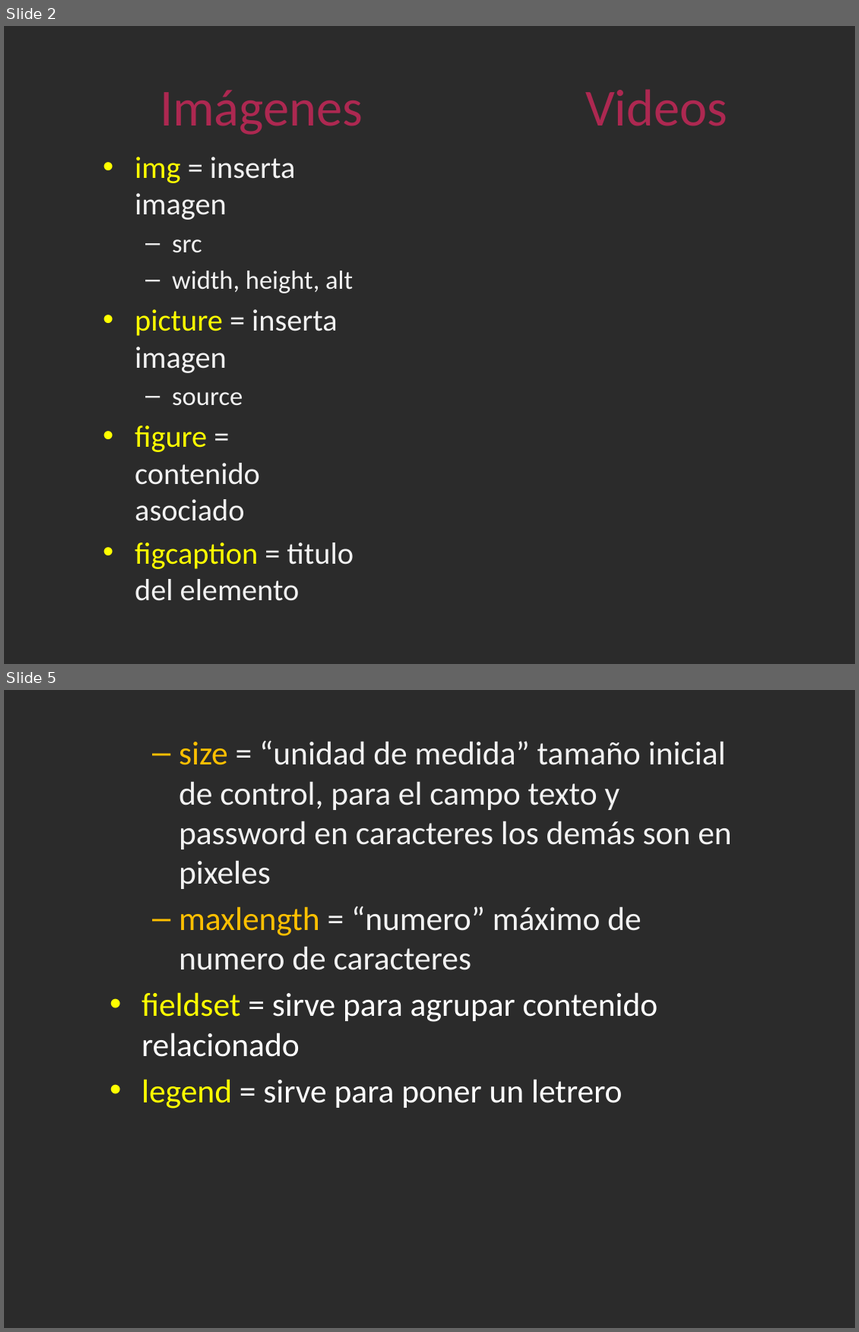
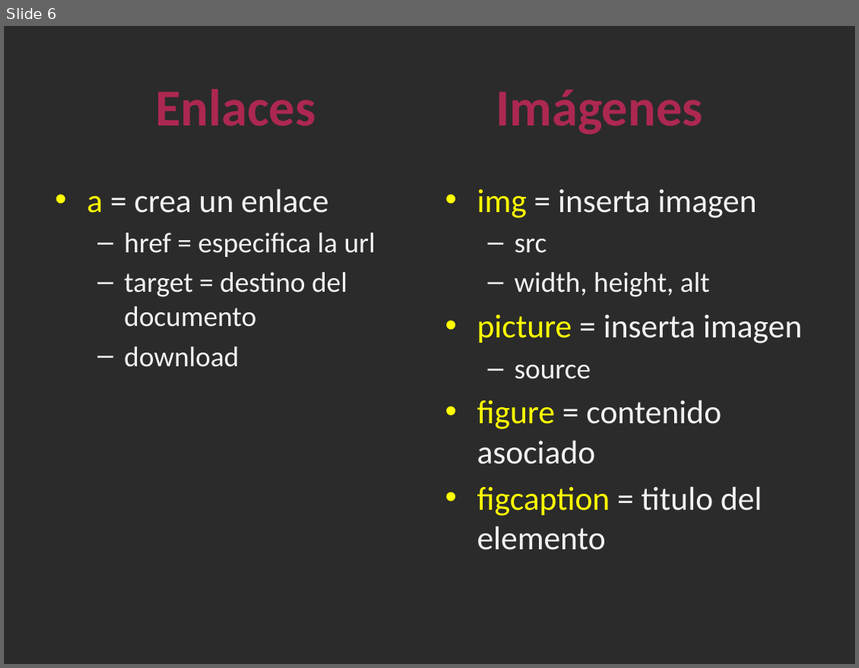
Before and after one commit to GEFullStackWeb/Sesiones, a slide deck: Sesion_2/Clase2_HTML.pptx. Shown one above the other, each under a label of ours: slides 2 and 5 before the commit, slide 6 after it; the slides between them are not shown. The pictures are 859x1332 and 859x668 pixels, drawn with LibreOffice and Linux fonts; fonts in the diff are those of the drawing; background and template pictures are left out; a plain dark background stands for a picture behind light text. Boxes give left, top, right and bottom in pixels: in the first picture for what was removed or moved away, otherwise in the second. Text is boxed around its words. In the diff, an @@ line names an element or a change of style, - is before the commit and + after.

```diff
--- a/Sesion_2/Clase2_HTML.pptx
+++ b/Sesion_2/Clase2_HTML.pptx
@@ slide 5 removed at (4,690,855,1328), background picture (left out) @@
@@ text removed at (142,740,732,1109) @@
-  – size = “unidad de medida” tamaño inicial de control, para el campo texto y password en caracteres los demás son en pixeles
-  – maxlength = “numero” máximo de numero de caracteres
-• fieldset = sirve para agrupar contenido relacionado
-• legend = sirve para poner un letrero
@@ what was slide 2 is now slide 6 @@
@@ slide 6 changed as well @@
@@ title at (156,89,703,135): text changed; bold on @@
-Imágenes Videos
+Enlaces Imágenes
@@ text "img = inserta imagen": place and size @@
-text "img = inserta imagen" at (135,157,354,601)
+text "img = inserta imagen" at (477,189,802,550)
@@ text "img = inserta imagen" at (477,189,802,550): size 25.9 to 28 pt in "img = inserta imagen", "picture = inserta imagen", "figure = contenido asociado", "figcaption = titulo del elemento"; size 22.2 to 24 pt in "src", "width, height, alt", "source" @@
@@ text added at (87,189,376,367), 24 pt, text #F2F2F2 @@
+• a = crea un enlace
+  – href = especifica la url
+  – target = destino del documento
+  – download
```
Also in this commit, not shown: 1 other slide changed, 5 slides added, 4 other slides removed.
